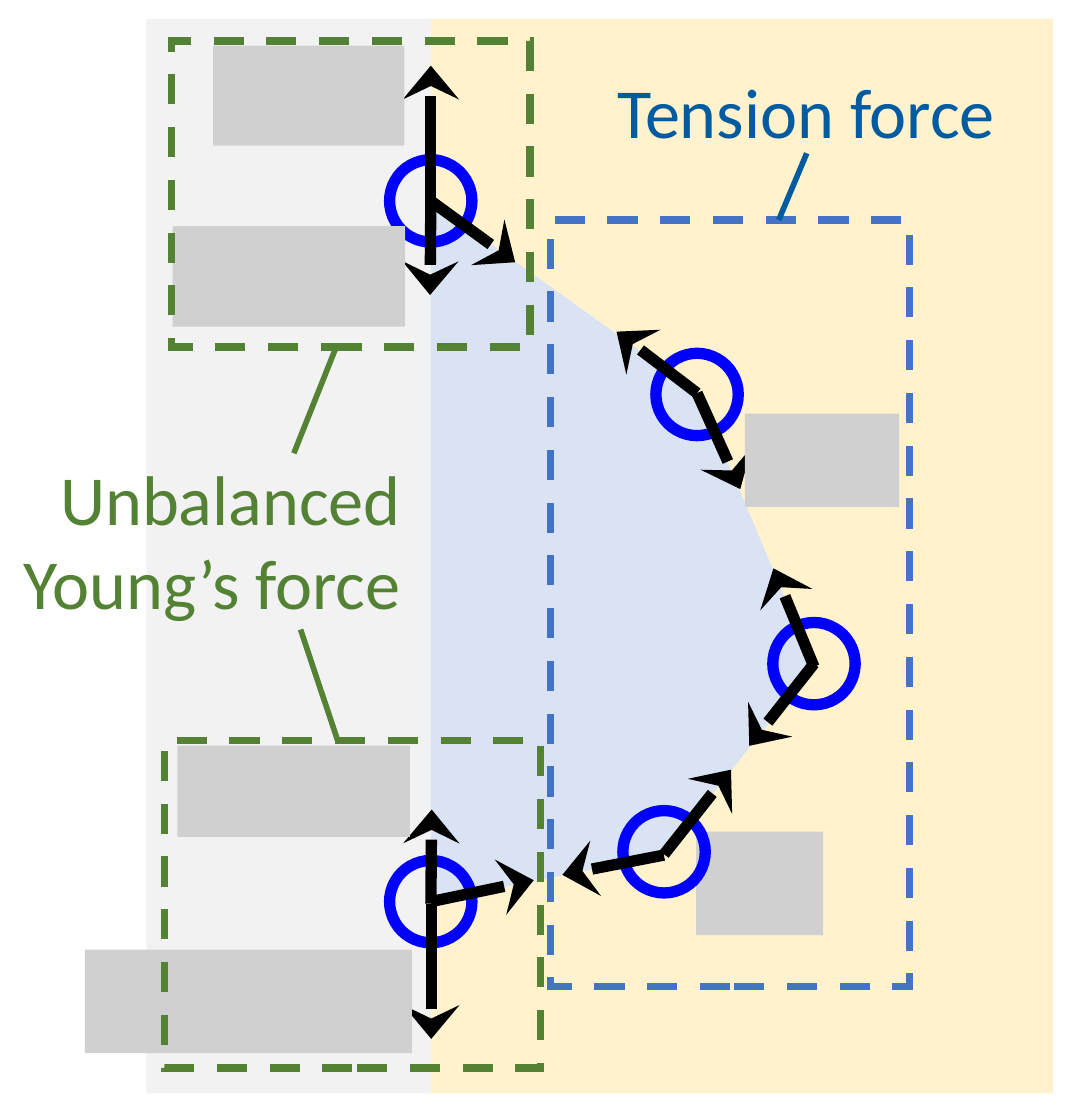
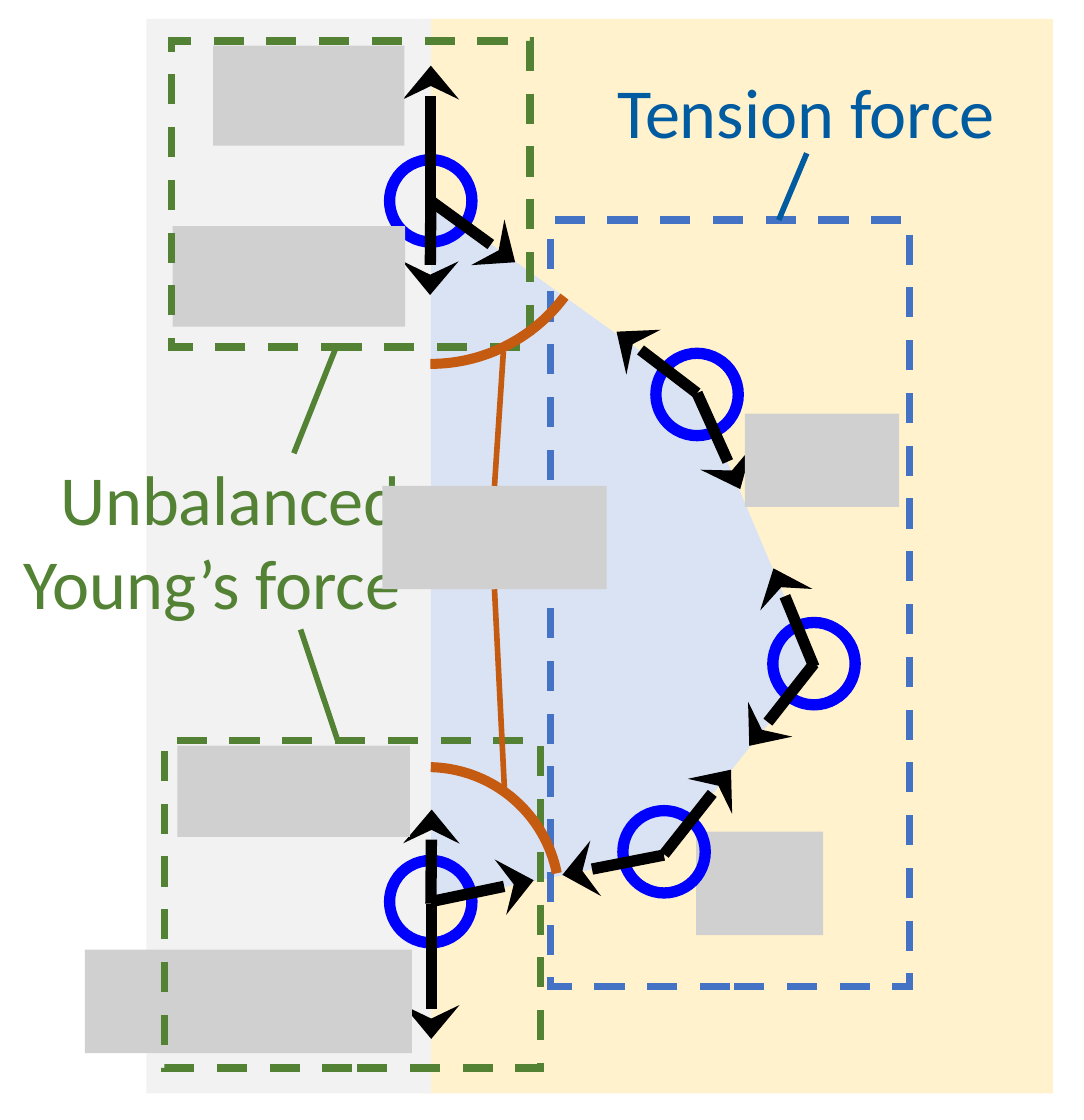
Before and after one commit to Daniel-Chin/droplet, a slide deck: slide 1 of JFM/figs/young.pptx. Drawn at 1084x1120 pixels with LibreOffice and Linux fonts; fonts in the diff are those of the drawing; grey boxes stand for pictures. Boxes give left, top, right and bottom in pixels: in the first picture for what was removed or moved away, otherwise in the second. Text is boxed around its words. In the diff, an @@ line names an element or a change of style, - is before the commit and + after.

Commit message:
fig

```diff
--- a/JFM/figs/young.pptx
+++ b/JFM/figs/young.pptx
@@ arc (boxed as its full ellipse) added at (x1=264, y1=31, x2=596, y2=363), outline #C55A11 4 pt @@
@@ line added from (495, 486) to (504, 352), #C55A11 2.25 pt @@
@@ picture added at (x1=383, y1=486, x2=607, y2=589) @@
@@ line added from (504, 791) to (495, 589), #C55A11 2.25 pt @@
@@ arc (boxed as its full ellipse) added at (x1=296, y1=768, x2=560, y2=1032), outline #C55A11 4 pt @@
```
